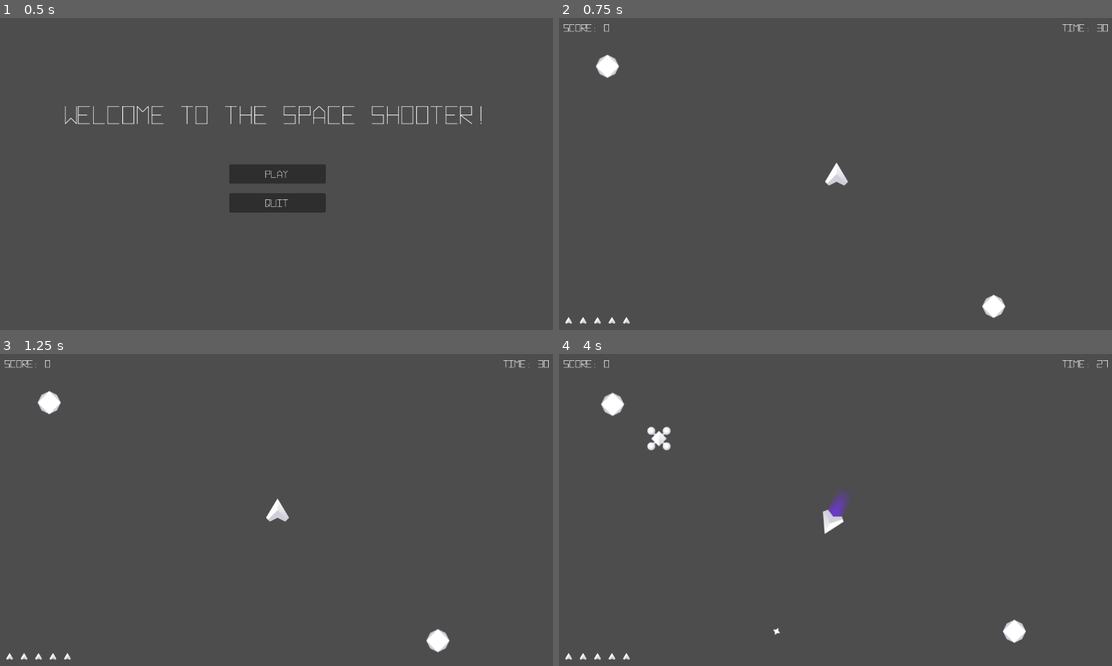
Above: before the commit, frames 1-4 (two rows, left to right).
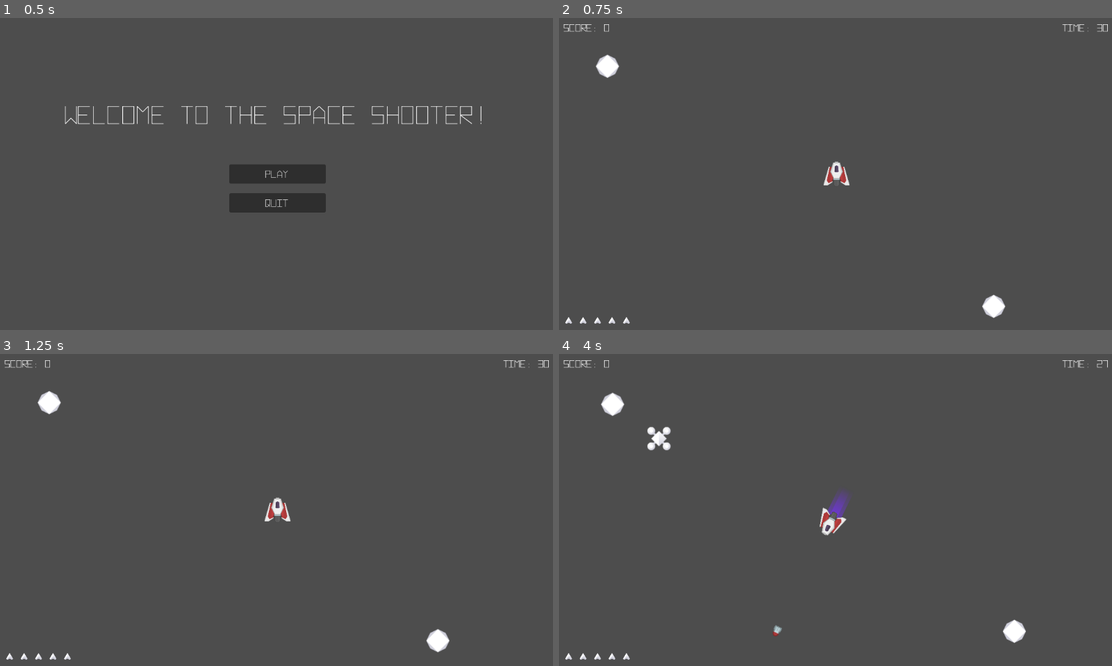
Above: after the commit, the same moments.

Repository: jrosebr/Space-Shooter
Game: Godot game, scene res://UI/main_menu.tscn
Same seed, same stepped clock (60 frames per second), same inputs: the game is played once before the commit and once after it.
Inputs:
- Up to frame 1 (0.5 s): no input
- Up to frame 2 (0.75 s): click "Play" at 0.5 s
- Up to frame 3 (1.25 s): no input
- Up to frame 4 (4 s): hold D (Right) 1.28-2.03 s; tap Space (Shoot) every 0.75 s from 1.35 to 3.6 s; hold A (Left) 2.03-2.78 s; hold D (Right) 2.78-3.53 s; hold W (Forward) from 3.53 s (still down)

Frame 1 is identical in both runs. In frame 2, 0.2% of the frame differs, in the area x 47-53%, y 46-54%; in frame 3, 0.2%; in frame 4, 0.3%, in the area x 38-53%, y 49-91%.

Commit message:
Worked on Project 2

Diff:
--- a/Player/bullet.tscn
+++ b/Player/bullet.tscn
@@ -1,7 +1,7 @@
 [gd_scene load_steps=4 format=3 uid="uid://c5qwpfamprfkf"]
 
 [ext_resource type="Script" path="res://Player/Bullet.gd" id="1_6xo0k"]
-[ext_resource type="Texture2D" uid="uid://dwvgfcncbaich" path="res://Assets/Bullet.png" id="2_s5s7x"]
+[ext_resource type="Texture2D" uid="uid://bbfryo34robff" path="res://Assets/Bullet 01.png" id="2_qqhsm"]
 
 [sub_resource type="CircleShape2D" id="CircleShape2D_4k5vr"]
 radius = 12.0
@@ -10,7 +10,7 @@
 script = ExtResource("1_6xo0k")
 
 [node name="Sprite2D" type="Sprite2D" parent="."]
-texture = ExtResource("2_s5s7x")
+texture = ExtResource("2_qqhsm")
 
 [node name="CollisionShape2D" type="CollisionShape2D" parent="."]
 shape = SubResource("CircleShape2D_4k5vr")
--- a/Player/player.tscn
+++ b/Player/player.tscn
@@ -2,7 +2,7 @@
 
 [ext_resource type="Script" path="res://Player/Player.gd" id="1_w48tv"]
 [ext_resource type="Texture2D" uid="uid://dt2op4hatoi25" path="res://Assets/Exhaust.png" id="2_0q6h6"]
-[ext_resource type="Texture2D" uid="uid://dk0ewy1lufc7c" path="res://Assets/Player.png" id="3_hym38"]
+[ext_resource type="Texture2D" uid="uid://jo53fmv31nm" path="res://Assets/Player 01.png" id="3_cp7bx"]
 
 [node name="Player" type="CharacterBody2D"]
 script = ExtResource("1_w48tv")
@@ -14,16 +14,23 @@
 texture = ExtResource("2_0q6h6")
 
 [node name="Sprite2D" type="Sprite2D" parent="."]
-texture = ExtResource("3_hym38")
+rotation = 3.14159
+scale = Vector2(0.275, 0.275)
+texture = ExtResource("3_cp7bx")
 metadata/_edit_group_ = true
 
 [node name="CollisionPolygon2D" type="CollisionPolygon2D" parent="."]
 visible = false
-polygon = PackedVector2Array(5, -25.2, 5, -22.5, 28.3, 17, 27.2, 19, 25.9, 19, 17.9, 28, 13.6, 28, -0.700001, 21.7, -19, 29, -19, 25.9, -28, 17.9, -28, 14.4, -3, -25.6, -3, -29.2)
+rotation = -3.14159
+scale = Vector2(0.275, 0.275)
+polygon = PackedVector2Array(26, -87, 26, -59.4, 27.4, -66, 29.4, -66, 63.4, -90, 99, -90, 99, -68.2, 64.5, 55, 62.8, 55, 58.8, 59, 39, 59, 39, 61.3, 31.5, 86, 30.1, 86, 26.1, 92, 19.5, 92, 19.1, 94, -19, 94, -19, 93.3, -19.4, 92, -25.7, 92, -31, 88, -31, 84.3, -38.5, 59, -58.7, 59, -65, 54, -65, 50.3, -99, -64.3, -99, -89, -61, -89, -61, -87.1, -27, -65.1, -27, -62.3, -26, -58.9, -26, -86.9, -19, -92.9, -19, -94, 17, -94)
 
 [node name="Area2D" type="Area2D" parent="."]
 
 [node name="CollisionShape2D" type="CollisionPolygon2D" parent="Area2D"]
-polygon = PackedVector2Array(-1, -33, -31, 17, -18, 28, -3, 19, 16, 30, 30, 19)
+visible = false
+rotation = -3.14159
+scale = Vector2(0.275, 0.275)
+polygon = PackedVector2Array(26, -87, 26, -59.4, 27.4, -66, 29.4, -66, 63.4, -90, 99, -90, 99, -68.2, 64.5, 55, 62.8, 55, 58.8, 59, 39, 59, 39, 61.3, 31.5, 86, 30.1, 86, 26.1, 92, 19.5, 92, 19.1, 94, -19, 94, -19, 93.3, -19.4, 92, -25.7, 92, -31, 88, -31, 84.3, -38.5, 59, -58.7, 59, -65, 54, -65, 50.3, -99, -64.3, -99, -89, -61, -89, -61, -87.1, -27, -65.1, -27, -62.3, -26, -58.9, -26, -86.9, -19, -92.9, -19, -94, 17, -94)
 
 [connection signal="body_entered" from="Area2D" to="." method="_on_area_2d_body_entered"]
Binary file added: Assets/Bullet 01.png
Binary file added: Assets/Player 01.png
